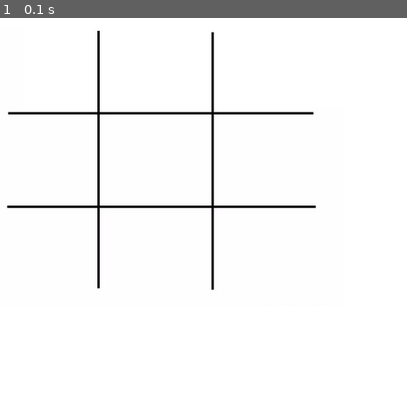
Above: before the commit, frame 1.
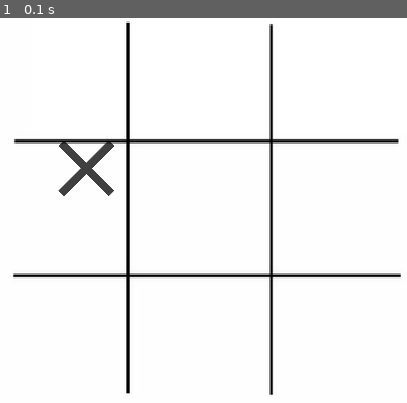
Above: after the commit, the same moment.

Repository: LauraPerim/pygame2
Game: pygame game, started from jogo.py
Two runs of this game, one before a commit and one after it. Both use one fixed random seed, a clock stepped at 60 frames per second and the inputs below.
Inputs:
- Up to frame 1 (0.1 s): no input

The runs differ from the first frame. In frame 1, 6.8% of the frame differs, in the area x 1-99%, y 0-98%.

Commit message:
alteracao

Diff:
--- a/jogo.py
+++ b/jogo.py
@@ -17,9 +17,31 @@
 import random
 from os import path
 
+BLACK = (0, 0, 0)
+
+
+class Player(pygame.sprite.Sprite):
+     def __init__ (self):
+         pygame.sprite.Sprite.__init__(self)
+         img_x = pygame.image.load( "img_x.png")
+         self.image=img_x
+         self.image = pygame.transform.scale(img_x, (100, 100))
+         #self.image.set_colorkey(BLACK)
+
+        # Detalhes sobre o posicionamento.
+         self.rect = self.image.get_rect()
+
+        # Sorteia um lugar inicial em x
+         self.rect.x = 100
+        # Sorteia um lugar inicial em y
+         self.rect.y =100
+
+
 
 
 pygame.init()
+
+WIDTH=500
 
 # ----- Gera tela principal
 window = pygame.display.set_mode((500, 400))
@@ -28,7 +50,13 @@
 # ----- Inicia estruturas de dados
 game = True
 bg = pygame.image.load("imagem_fundo.png")
+bg=pygame.transform.scale(bg,(500,400))
 
+
+
+player=Player()
+mobs = pygame.sprite.Group()
+mobs.add(player)
 # ===== Loop principal =====
 while game:
     # ----- Trata eventos
@@ -39,7 +67,9 @@
 
     # ----- Gera saídas
     window.fill((255, 255, 255))  # Preenche com a cor branca
-    window.blit(bg, (10, 10))
+    window.blit(bg, (0, 0))
+
+    mobs.draw(window)
     # ----- Atualiza estado do jogo
     pygame.display.update()  # Mostra o novo frame para o jogador
 
Binary file added: img_x.png
